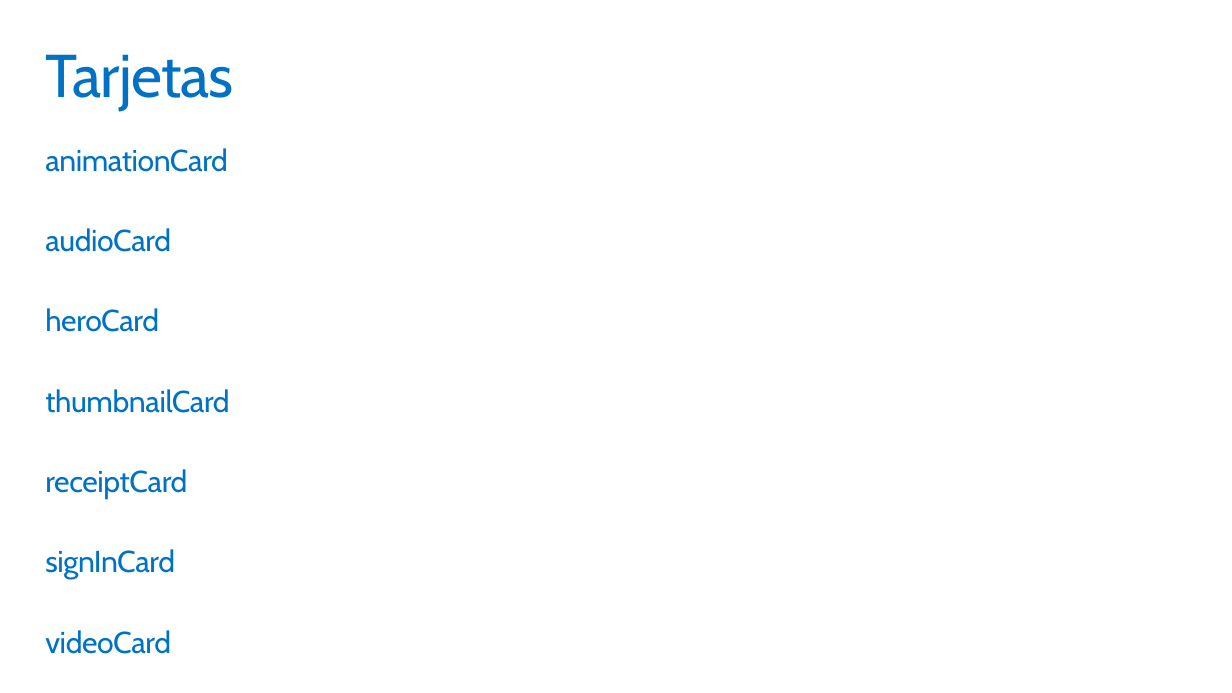
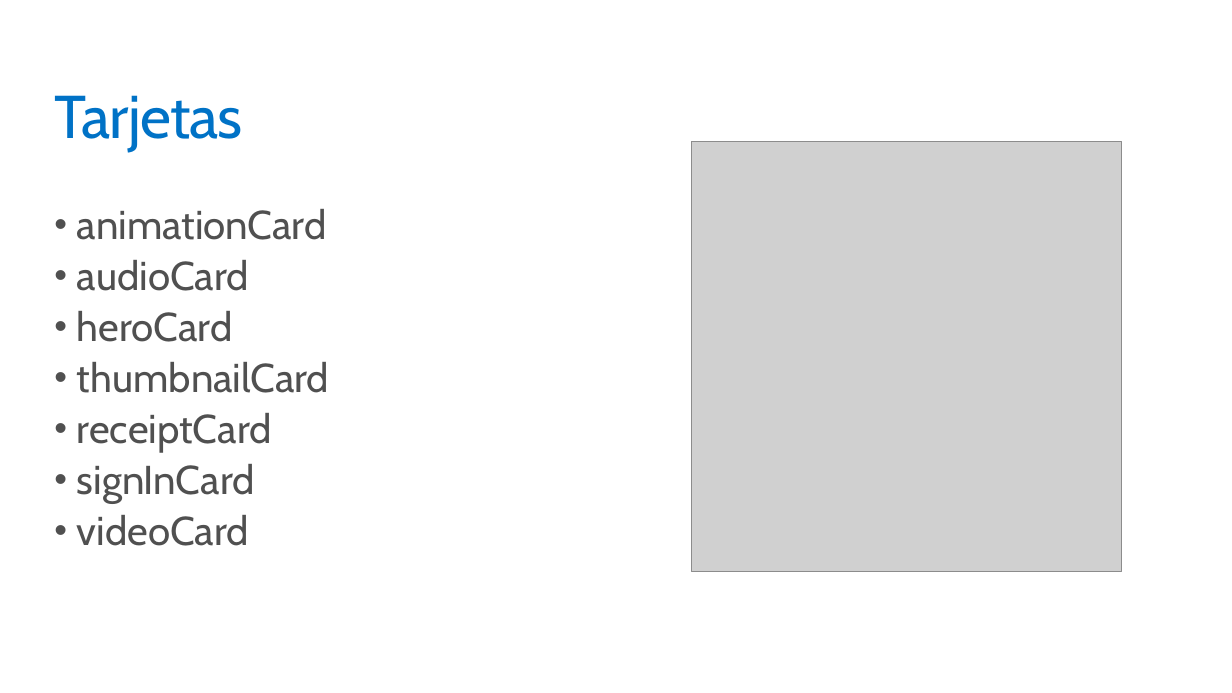
Before and after one commit to gespinosa1986/bot-framework-tutorial, a slide deck: slide 32 of 1. Introducción a Microsoft Bot Framework/Introducción a Microsoft Bot Framework con Node.pptx (slide 29 before the commit). Drawn at 1232x693 pixels with LibreOffice and Linux fonts; fonts in the diff are those of the drawing; grey boxes stand for pictures. Boxes give left, top, right and bottom in pixels: in the first picture for what was removed or moved away, otherwise in the second. Text is boxed around its words. In the diff, an @@ line names an element or a change of style, - is before the commit and + after.

```diff
--- a/1. Introducción a Microsoft Bot Framework/Introducción a Microsoft Bot Framework con Node.pptx
+++ b/1. Introducción a Microsoft Bot Framework/Introducción a Microsoft Bot Framework con Node.pptx
@@ title "Tarjetas": place and size @@
-title "Tarjetas" at (45,54,234,110)
+title "Tarjetas" at (54,95,243,152)
@@ picture added at (691,141,1121,572) @@
@@ text "animationCard": place and size @@
-text "animationCard" at (45,148,229,654)
+text "animationCard" at (77,209,329,546)
@@ text "animationCard" at (77,209,329,546): size 24 to 32 pt, text colour #0072C6 to #505050, letter spacing -0.3 to 0 pt; bullet none to • @@
```
Also in this commit, not shown: 6 other slides changed, 7 slides added, 22 slides removed, 6 other files.
